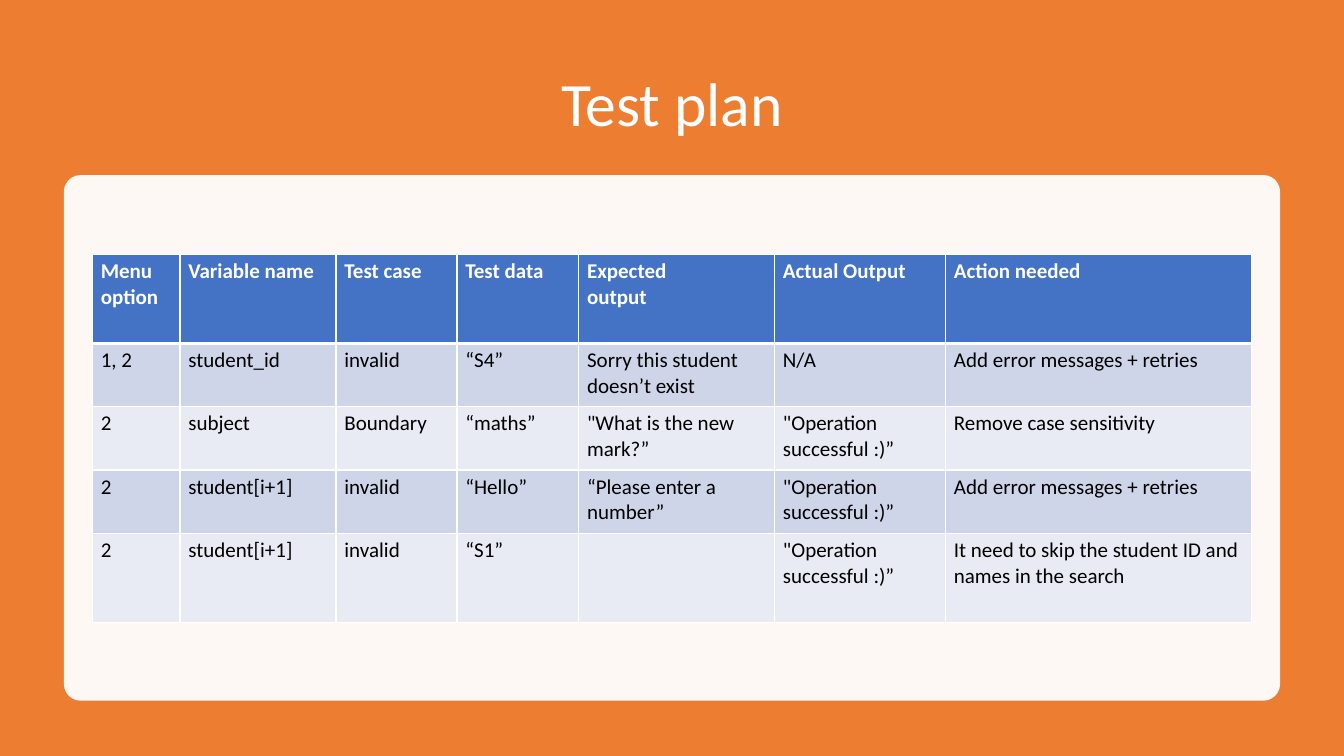
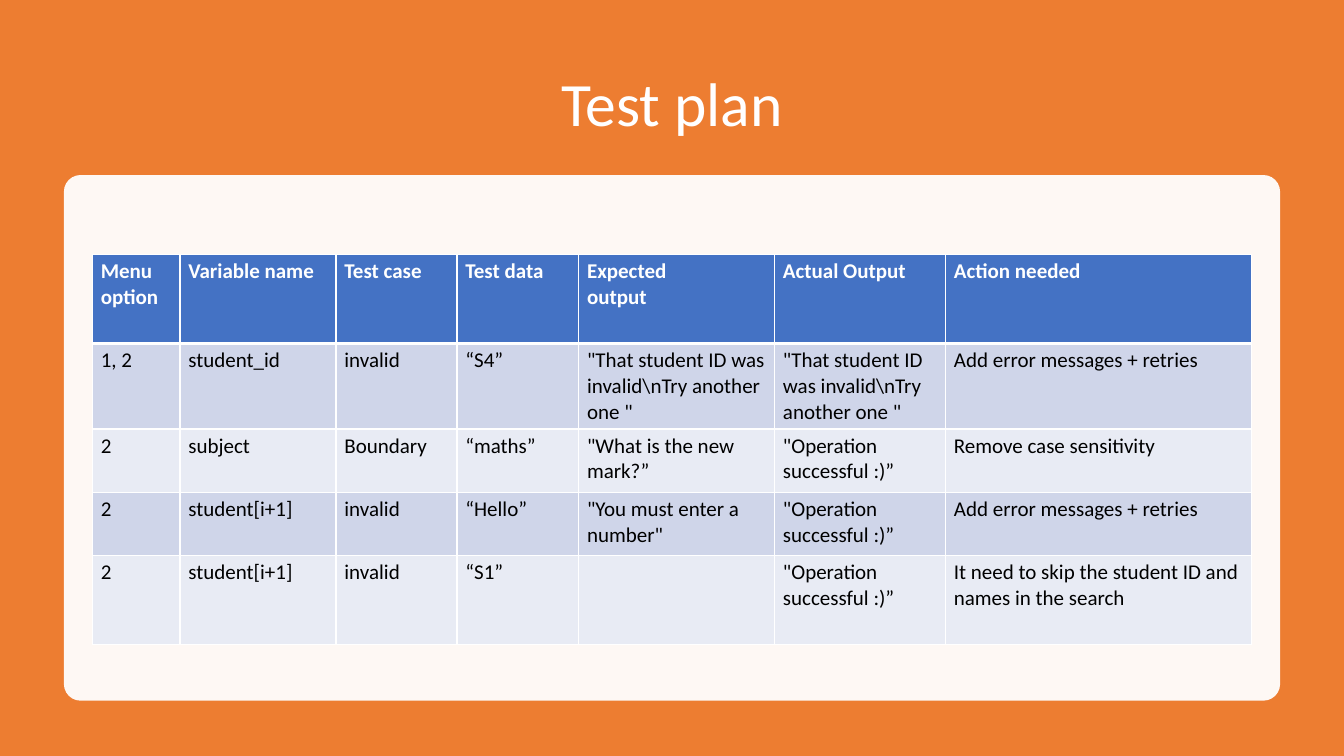
Before and after one commit to Max-Hitchings/Bright-Sparks-School-System, a slide deck: slide 7 of Bright Sparks Documentation.pptx. Drawn at 1344x756 pixels with LibreOffice and Linux fonts; fonts in the diff are those of the drawing. Boxes give left, top, right and bottom in pixels: in the first picture for what was removed or moved away, otherwise in the second. Text is boxed around its words. In the diff, an @@ line names an element or a change of style, - is before the commit and + after.

```diff
--- a/Bright Sparks Documentation.pptx
+++ b/Bright Sparks Documentation.pptx
@@ table at box(93, 254, 1253, 643) @@
@@ row 2, column 5: "Sorry this student doesn’t exist" to ""That student ID was invalid\nTry another one "" @@
@@ row 2, column 6: "N/A" to ""That student ID was invalid\nTry another one "" @@
@@ row 4, column 5: "“Please enter a number”" to ""You must enter a number"" @@
```
Also in this commit, not shown: 4 slides added, 1 slide removed.
